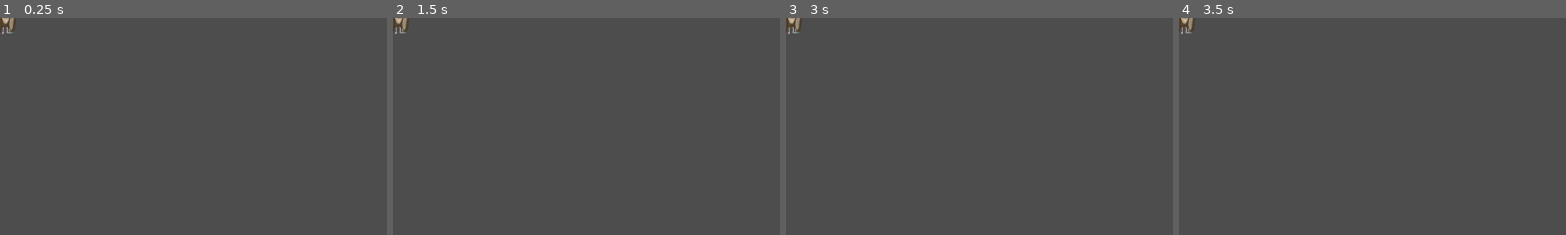
Above: before the commit, frames 1-4 (left to right).
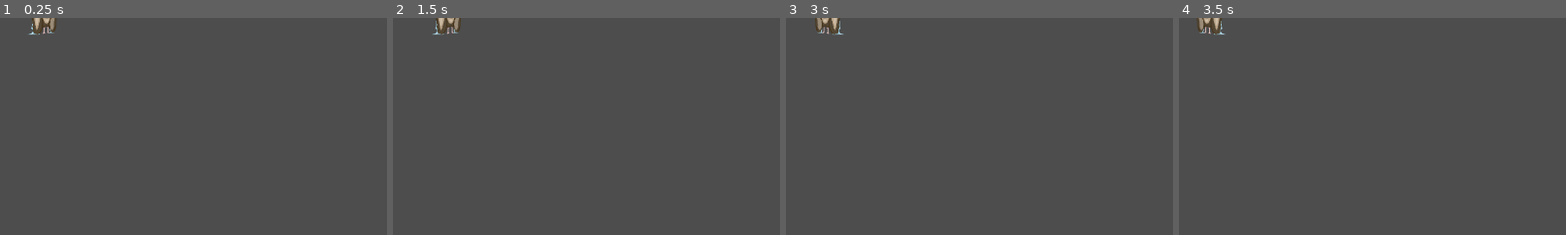
Above: after the commit, the same moments.

Repository: DanielsHeincis/pet-overflow
Game: Godot game, scene res://scenes/pets/wet_owl.tscn
The game is run twice, just before and just after one commit, with the same random seed, the same clock (stepped at 60 frames per second) and the same inputs. This scene is started directly instead of the project's main scene.
Inputs (mouse positions are % of the whole screen's width and height, from its top left):
- Up to frame 1 (0.25 s): no input
- Up to frame 2 (1.5 s): tap Enter (ui_accept) at 0.5, 0.77, 1.25 s; move the mouse to (72, 45) at 0.52 s; hold Right (ui_right) 0.53-1.25 s; click (72, 45) at 0.67 s; drag from (30, 55) to (45, 70) at 1.27 s
- Up to frame 3 (3 s): tap Enter (ui_accept) at 2, 2.75 s; move the mouse to (60, 28) at 2.02 s; hold Right (ui_right) 2.03-2.75 s; click (60, 28) at 2.17 s; drag from (45, 70) to (20, 35) at 2.77 s
- Up to frame 4 (3.5 s): no input
The pictures show only the part of the screen within x 0-50%, y 0-50%; the shares and areas given below are measured in that part.

The runs differ from the first frame. In frame 1, 0.6% of the frame differs, in the area x 0-15%, y 0-8%; in frame 2, 0.6%, in the area x 0-18%, y 0-8%; in frame 3, 0.6%; in frame 4, 0.6%.

Commit message:
wip 4 - something more works

Diff:
--- a/pet-overflow/scenes/pets/wet_owl.tscn
+++ b/pet-overflow/scenes/pets/wet_owl.tscn
@@ -14,7 +14,7 @@
 	var pet = get_parent()
 	pet.pet_name = \"Wet Owl\"
 	pet.draggable = true
-	pet.moves_by_itself = false
+	pet.moves_by_itself = true  # Enable autonomous movement
 	pet.hates_being_moved = false
 	pet.preferred_objects = [\"water_glass\"]
 	pet.forbidden_objects = [\"bath\", \"card_deck\", \"gameboy\", \"hour_glass\", \"jam_jar\", \"outside_door\", \"toast\", \"wooden_spoon\"]
--- /dev/null
+++ b/pet-overflow/scripts/camera_controller.gd
@@ -0,0 +1,53 @@
+extends Camera2D
+
+# Camera movement settings
+var move_speed = 500  # Camera movement speed
+var room_width = 2000  # Width of the room (should match room.gd)
+var room_height = 500  # Height of the room (should match room.gd)
+var camera_width = 800  # Width of the camera view (from Globals.game_width)
+var camera_height = 600  # Height of the camera view (from Globals.game_height)
+
+# Camera limits
+var min_x = 0
+var max_x = 0
+
+func _ready():
+	# Set camera limits based on room size and camera size
+	# We want to keep the camera within the room boundaries
+	min_x = camera_width / 2.0
+	max_x = room_width - camera_width / 2.0
+
+	# Set camera limits
+	limit_left = 0
+	limit_right = room_width
+	limit_top = 0
+	limit_bottom = room_height
+
+	# Set initial position
+	position.x = min_x
+	position.y = room_height / 2.0
+
+func _process(delta):
+	# Handle camera movement with arrow keys or WASD
+	var movement = Vector2.ZERO
+
+	# Check for keyboard input
+	if Input.is_action_pressed("ui_right") or Input.is_action_pressed("ui_d"):
+		movement.x += 1
+	if Input.is_action_pressed("ui_left") or Input.is_action_pressed("ui_a"):
+		movement.x -= 1
+	if Input.is_action_pressed("ui_down") or Input.is_action_pressed("ui_s"):
+		movement.y += 1
+	if Input.is_action_pressed("ui_up") or Input.is_action_pressed("ui_w"):
+		movement.y -= 1
+
+	# Normalize movement vector to prevent diagonal movement from being faster
+	if movement.length() > 0:
+		movement = movement.normalized()
+
+	# Apply movement
+	position += movement * move_speed * delta
+
+	# Clamp camera position to room boundaries
+	position.x = clamp(position.x, min_x, max_x)
+	position.y = clamp(position.y, room_height / 2.0, room_height / 2.0)  # Lock Y position
--- a/pet-overflow/scripts/game_object.gd
+++ b/pet-overflow/scripts/game_object.gd
@@ -22,15 +22,21 @@
 	setup_visuals()
 	setup_collision()
 
-func _process(_delta):
-	# Follow mouse if being held
+func _process(delta):
+	# Follow mouse if being held - with interpolation for smoother movement
 	if is_being_held and draggable:
 		# Follow mouse position but keep within screen bounds
 		var mouse_pos = get_global_mouse_position()
 		# Clamp to room boundaries with some margin
 		mouse_pos.x = clamp(mouse_pos.x, 50, Globals.room_width - 50)
 		mouse_pos.y = clamp(mouse_pos.y, 50, Globals.room_height - 50)
-		global_position = mouse_pos
+
+		# Use interpolation for smoother movement (lerp)
+		# Adjust the interpolation weight based on delta time
+		# Higher values (closer to 1) make movement more responsive but potentially less smooth
+		# Lower values (closer to 0) make movement smoother but potentially more laggy
+		var interpolation_weight = min(1.0, 25.0 * delta) # Adjust this value as needed
+		global_position = global_position.lerp(mouse_pos, interpolation_weight)
 
 # Setup visual components
 func setup_visuals():
@@ -128,10 +134,22 @@
 
 	# Make the object drop to the ground with a falling animation
 	var ground_y = Globals.room_height - 50  # Ground level with some offset for the object's height
+
+	# Create a more realistic gravity effect with better tween settings
 	var drop_tween = create_tween()
-	drop_tween.tween_property(self, "global_position:y", ground_y, 0.3).set_trans(Tween.TRANS_BOUNCE).set_ease(Tween.EASE_OUT)
-
-	# Also ensure the object stays within the room bounds
+	# Start with current position
+	var start_y = global_position.y
+	# Calculate drop duration based on distance (faster fall from higher positions)
+	var drop_distance = ground_y - start_y
+	var drop_duration = max(0.1, min(0.5, drop_distance / 500))
+
+	# Use CUBIC ease for more natural gravity acceleration
+	drop_tween.tween_property(self, "global_position:y", ground_y, drop_duration).set_trans(Tween.TRANS_CUBIC).set_ease(Tween.EASE_IN)
+	# Add a small bounce at the end
+	drop_tween.tween_property(self, "global_position:y", ground_y - 10, 0.1).set_trans(Tween.TRANS_SINE).set_ease(Tween.EASE_OUT)
+	drop_tween.tween_property(self, "global_position:y", ground_y, 0.1).set_trans(Tween.TRANS_BOUNCE).set_ease(Tween.EASE_OUT)
+
+	# Ensure the object stays within the room bounds
 	var min_x = 50  # Left boundary with offset
 	var max_x = Globals.room_width - 50  # Right boundary with offset
 	global_position.x = clamp(global_position.x, min_x, max_x)
--- a/pet-overflow/scripts/pet.gd
+++ b/pet-overflow/scripts/pet.gd
@@ -74,19 +74,61 @@
 
 # Setup visual components
 func setup_visuals():
-	# Create sprite if not present
-	if not has_node("AnimatedSprite2D"):
-		# If no animated sprite exists, create a basic visualization
-		var sprite_node = Node2D.new()
-		sprite_node.name = "Sprite"
-		add_child(sprite_node)
-
-		# Add simple color rect as visual
-		var rect = ColorRect.new()
-		rect.size = Vector2(100, 100)
-		rect.position = Vector2(-50, -50)
-		rect.color = Color(0.5, 0.5, 0.9) # Default blue color
-		sprite_node.add_child(rect)
+	# Check if we already have a proper sprite
+	if has_node("AnimatedSprite2D"):
+		# We already have a proper sprite, no need to create a placeholder
+		return
+
+	# Create a more distinctive pet placeholder instead of a blue rectangle
+	var sprite_node = Node2D.new()
+	sprite_node.name = "Sprite"
+	add_child(sprite_node)
+
+	# Create a more pet-like shape with multiple parts
+	# Body
+	var body = ColorRect.new()
+	body.size = Vector2(80, 60)
+	body.position = Vector2(-40, -40)
+
+	# Randomize color to distinguish different pets
+	var r = randf_range(0.4, 0.9)
+	var g = randf_range(0.4, 0.9)
+	var b = randf_range(0.4, 0.9)
+	body.color = Color(r, g, b)
+	sprite_node.add_child(body)
+
+	# Head
+	var head = ColorRect.new()
+	head.size = Vector2(40, 40)
+	head.position = Vector2(-20, -60)
+	head.color = body.color.lightened(0.2) # Slightly lighter than body
+	sprite_node.add_child(head)
+
+	# Eyes
+	var left_eye = ColorRect.new()
+	left_eye.size = Vector2(8, 8)
+	left_eye.position = Vector2(-15, -55)
+	left_eye.color = Color(0, 0, 0) # Black eyes
+	sprite_node.add_child(left_eye)
+
+	var right_eye = ColorRect.new()
+	right_eye.size = Vector2(8, 8)
+	right_eye.position = Vector2(7, -55)
+	right_eye.color = Color(0, 0, 0) # Black eyes
+	sprite_node.add_child(right_eye)
+
+	# Add pet name label
+	var name_label = Label.new()
+	name_label.text = pet_name
+	name_label.position = Vector2(-40, -90)
+	name_label.size = Vector2(80, 20)
+	name_label.horizontal_alignment = HORIZONTAL_ALIGNMENT_CENTER
+	var font_settings = LabelSettings.new()
+	font_settings.font_size = 12
+	font_settings.outline_size = 1
+	font_settings.outline_color = Color(0, 0, 0)
+	name_label.label_settings = font_settings
+	sprite_node.add_child(name_label)
 
 	# Create collision shape if not present
 	if not has_node("CollisionShape2D"):
@@ -167,7 +209,7 @@
 	if has_node("WrathBar"):
 		get_node("WrathBar").value = wrath_level
 
-# Handle being picked up
+# Handle being picked up or dropped
 func _on_area_input_event(_viewport, event, _shape_idx):
 	if event is InputEventMouseButton:
 		if event.button_index == MOUSE_BUTTON_LEFT:
@@ -183,6 +225,10 @@
 						modulate = Color(1, 0, 0)
 						var tween = create_tween()
 						tween.tween_property(self, "modulate", Color(1, 1, 1), 0.5)
+			else: # Button released
+				# Drop the pet if we're holding it
+				if Globals.is_holding_pet() and Globals.held_pet == self:
+					Globals.drop_pet()
 
 # Mouse hover feedback
 func _on_mouse_entered():
--- a/pet-overflow/scripts/room.gd
+++ b/pet-overflow/scripts/room.gd
@@ -103,7 +103,16 @@
 	# Get list of pet types that are already in the room
 	var existing_pet_types = []
 	for pet in active_pets:
-		existing_pet_types.append(pet.pet_name.to_lower())
+		# Debug print to check what's in the active pets list
+		print("Active pet: ", pet.name, " - Pet type: ", pet.pet_name)
+
+		# Use a more reliable method to track pet types
+		# Store the actual scene name or a unique identifier
+		var pet_type = pet.get_meta("pet_type") if pet.has_meta("pet_type") else pet.name.split("@")[0].to_lower()
+		existing_pet_types.append(pet_type)
+
+	# Print for debugging
+	print("Existing pet types: ", existing_pet_types)
 
 	# Filter available pets to exclude ones that already exist
 	var available_pets = []
@@ -111,8 +120,12 @@
 		if not pet_type in existing_pet_types:
 			available_pets.append(pet_type)
 
+	# Print for debugging
+	print("Available pet types for spawning: ", available_pets)
+
 	# If no available pets (all types already spawned), return
 	if available_pets.size() == 0:
+		print("No unique pets available to spawn")
 		return
 
 	# Choose a random pet based on spawn rates
@@ -130,8 +143,16 @@
 			chosen_pet = pet
 			break
 
+	print("Spawning pet: ", chosen_pet)
+
 	# Create the pet instance
 	var pet_instance = pet_scenes[chosen_pet].instantiate()
+
+	# Set a meta to track the pet type
+	pet_instance.set_meta("pet_type", chosen_pet)
+
+	# Make sure the pet name is properly set
+	pet_instance.pet_name = chosen_pet.capitalize()
 
 	# Place at a random spawn point
 	if pet_spawn_points.size() > 0:
Not shown, added: pet-overflow/scripts/camera_controller.gd.uid
Not shown, changed: README.md
